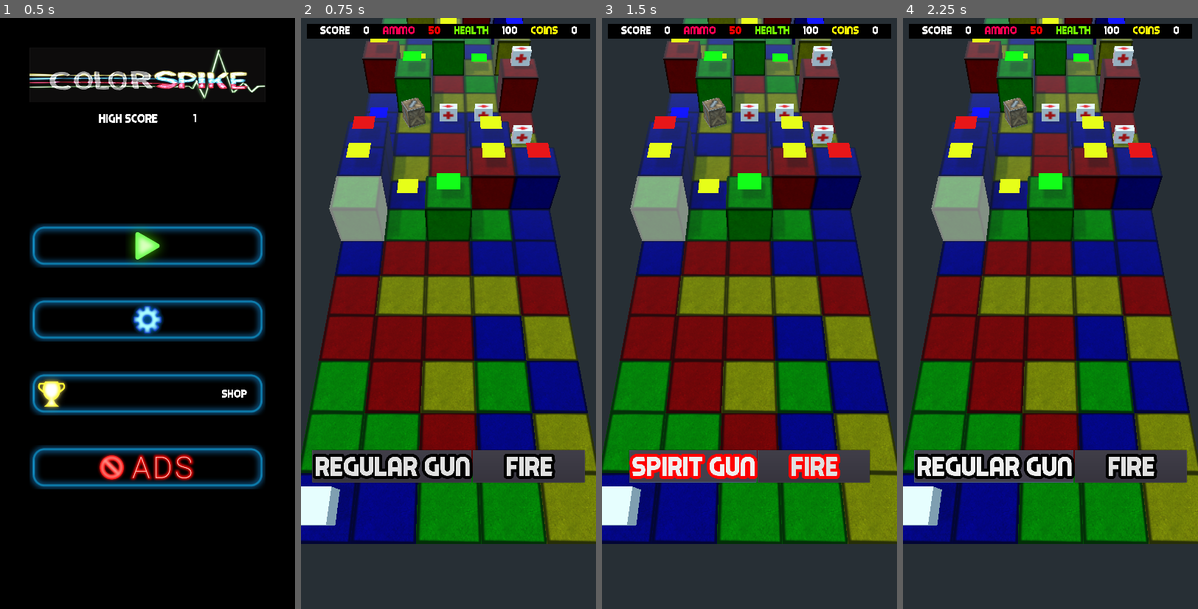
Above: before the commit, frames 1-4 (left to right).
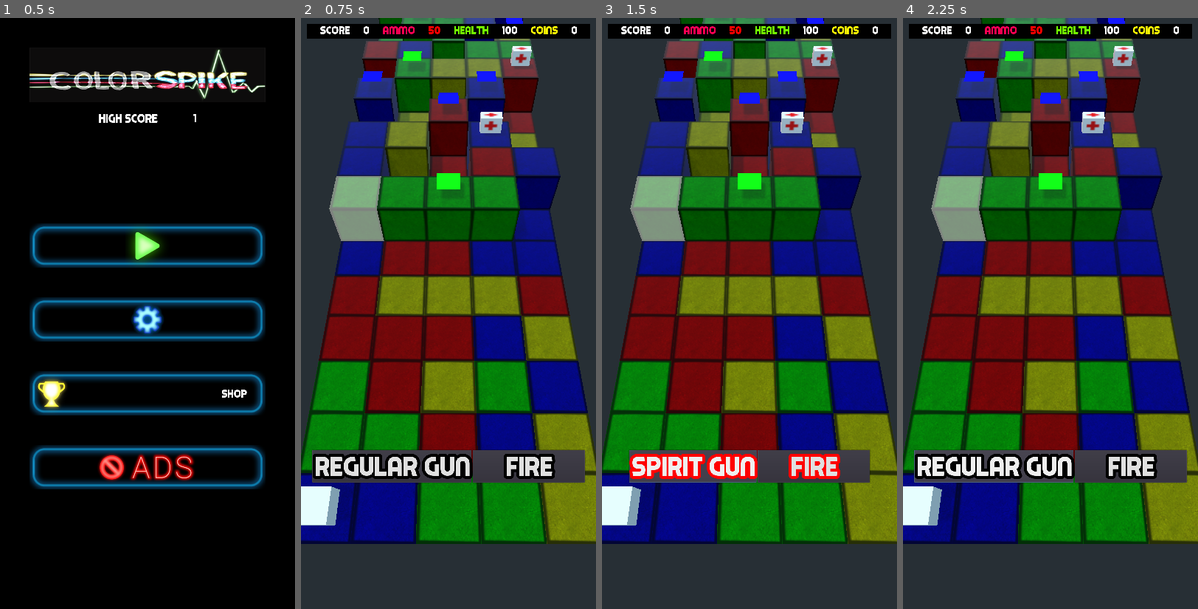
Above: after the commit, the same moments.

Repository: stevets/CSpike
Game: Godot game, scene res://Scenes/MainScreen.tscn
Same seed, same stepped clock (60 frames per second), same inputs: the game is played once before the commit and once after it.
Inputs (mouse positions are in pixels of both pictures, inside the frame that each line leads up to):
- Up to frame 1 (0.5 s): no input
- Up to frame 2 (0.75 s): click (448, 248) at 0.5 s
- Up to frame 3 (1.5 s): click "Regular Gun" at 1.25 s
- Up to frame 4 (2.25 s): click "Spirit Gun" at 2 s

Frame 1 is identical in both runs. In frame 2, 12% of the frame differs, in the area x 15-85%, y 0-38%; in frame 3, 12%; in frame 4, 12%.

Commit message:
added bombs and empty token above cubes

Diff:
--- a/Scenes/Globalnode.gd
+++ b/Scenes/Globalnode.gd
@@ -21,6 +21,7 @@
 var raycast_length = -8
 var lastcubeposition
 var cubedestroyed = false
+var spiritdied = false
 onready var game_data = {"finalscore": globals.finalscore,
 						"highscore": globals.highscore,
 						"coins": globals.coins,
--- a/Scenes/main.tscn
+++ b/Scenes/main.tscn
@@ -298,10 +298,10 @@
 [connection signal="selfdestruct" from="." to="newcube" method="_on_Main_selfdestruct"]
 [connection signal="swiped" from="." to="Player" method="_on_Main_swiped"]
 [connection signal="swipedup" from="." to="Player" method="_on_Main_swipedup"]
+[connection signal="destroy" from="Player" to="gem" method="_on_Player_destroy"]
 [connection signal="destroy" from="Player" to="ball" method="_on_Player_destroy"]
+[connection signal="destroy" from="Player" to="pyramid" method="_on_Player_destroy"]
 [connection signal="destroy" from="Player" to="newcube" method="_on_Player_destroy"]
-[connection signal="destroy" from="Player" to="pyramid" method="_on_Player_destroy"]
-[connection signal="destroy" from="Player" to="gem" method="_on_Player_destroy"]
 [connection signal="timeout" from="GameTick" to="Player" method="_on_GameTick_timeout"]
 [connection signal="pressed" from="HUD/ScoreBox/VBoxContainer/FireButtons/Button" to="Player" method="_on_Button_pressed"]
 [connection signal="pressed" from="HUD/ScoreBox/VBoxContainer/FireButtons/Button2" to="Player" method="_on_Button2_pressed"]
--- a/Scenes/newcube.gd
+++ b/Scenes/newcube.gd
@@ -6,9 +6,15 @@
 
 
 func _on_Player_destroy(objID):
-#	print(objID.get_parent().name)
 	if objID.get_parent().name.find("basecube") == 0:
-		objID.get_parent().global_translate(Vector3(0, -0.5 ,0))
+		if objID.get_parent().translation.y == 0:
+			objID.get_parent().global_translate(Vector3(0, -0.5 ,0))
+		elif  objID.get_parent().translation.y == -0.5:
+			if objID.get_parent().get_child(1).name == "bomb":
+				objID.get_parent().global_translate(Vector3(0, -0.5 ,0))
+				objID.get_parent().get_child(1).queue_free()
+			else:
+				objID.get_parent().global_translate(Vector3(0, -0.5 ,0))
 	if objID.get_parent().name == "token":
 		objID.get_parent().queue_free()
 
@@ -24,9 +30,7 @@
 	for member in mygroup:
 		cubeposz = member.translation.z
 		if cubeposz > plyposz and member.spirit:
-			if globals.game_data["finalscore"] > globals.game_data["highscore"]:
-				globals.game_data["highscore"] = globals.game_data["finalscore"]
-			var _highscore =	get_tree().change_scene("res://Scenes/HighScoreScreen.tscn")
+			globals.spiritdied = true
 		elif cubeposz > plyposz+1:
 			if member.translation.x != 10:
 				member.remove_from_group("cubes")
--- a/Scripts/Main.gd
+++ b/Scripts/Main.gd
@@ -166,24 +166,26 @@
 					spirit = false
 					s.spirit = true
 				rng1.randomize()
-				var vis_random = rng1.randi_range(0,10)
+				var vis_random = rng1.randi_range(0,4)
 				var my_random_numberp = rng1.randi_range(0, 3)
 				var my_random_assetbox = rng1.randi_range(0, 3)
 				raise = raise_rng.randi_range(0,1)
-				if vis_random == 1 or vis_random == 5 or vis_random == 9:
-					s.get_child(0).get_child(1).mesh = PlaneMesh.new()
-					s.get_child(0).get_child(1).create_trimesh_collision()
-					var unique_mat1 = SpatialMaterial.new()
-					#s.get_child(0).get_child(1)
-					s.get_child(0).get_child(1).set_surface_material(0, unique_mat1)
-					s.get_child(0).get_child(1).get_surface_material(0).albedo_color = colorarray[my_random_numberp]
-					add_child(s)
+				if vis_random == 1:
 					if firstraise == 1:
+						add_child(s)
 						s.global_translate(Vector3((j * space), firstraise  ,-i * space))
 						firstraise = 0
 					else:
-						s.global_translate(Vector3((j * space), raise  ,-i * space))
-				elif vis_random == 2 or vis_random == 6:
+						s.get_child(0).get_child(1).mesh = PlaneMesh.new()
+						s.get_child(0).get_child(1).create_trimesh_collision()
+						var unique_mat1 = SpatialMaterial.new()
+						#s.get_child(0).get_child(1)
+						s.get_child(0).get_child(1).set_surface_material(0, unique_mat1)
+						s.get_child(0).get_child(1).get_surface_material(0).albedo_color = colorarray[my_random_numberp]
+						s.get_child(0).get_child(1).name = "bomb"
+						add_child(s)
+						s.global_translate(Vector3((j * space), 1  ,-i * space))
+				elif vis_random == 2:
 					if my_random_assetbox == 0:
 						var token_node = tokenArray[0].instance()
 						duptoken = token_node.duplicate()
@@ -220,7 +222,7 @@
 						s.global_translate(Vector3((j * space), firstraise  ,-i * space))
 						firstraise = 0
 					else:
-						s.global_translate(Vector3((j * space), 0  ,-i * space))
+						s.global_translate(Vector3((j * space), raise  ,-i * space))
 			else:
 				add_child(s)
 				s.global_translate(Vector3((j * space), 0 ,-i * space))
--- a/Scripts/Player.gd
+++ b/Scripts/Player.gd
@@ -160,6 +160,14 @@
 		if globals.game_data["finalscore"] > globals.game_data["highscore"]:
 			globals.game_data["highscore"] = globals.game_data["finalscore"]
 		var _highscore =	get_tree().change_scene("res://Scenes/HighScoreScreen.tscn")
+	elif globals.ammo == 0 or globals.health == 0:
+		if globals.game_data["finalscore"] > globals.game_data["highscore"]:
+			globals.game_data["highscore"] = globals.game_data["finalscore"]
+		var _highscore =	get_tree().change_scene("res://Scenes/HighScoreScreen.tscn")
+	elif globals.spiritdied:
+		if globals.game_data["finalscore"] > globals.game_data["highscore"]-1:
+			globals.game_data["highscore"] = globals.game_data["finalscore"]
+		var _highscore =	get_tree().change_scene("res://Scenes/HighScoreScreen.tscn")
 	else:
 		globals.rowchangetick.volume_db = globals.game_data["effectsvolume"]
 		globals.rowchangetick.play()
@@ -167,11 +175,6 @@
 		globals.game_data["finalscore"] += 1
 		ply.global_translate(Vector3(0,0,-1))
 		cam.global_translate(Vector3(0,0,-1))
-	if globals.ammo == 0 or globals.health == 0:
-		if globals.game_data["finalscore"] > globals.game_data["highscore"]:
-			globals.game_data["highscore"] = globals.game_data["finalscore"]
-		var _highscore =	get_tree().change_scene("res://Scenes/HighScoreScreen.tscn")
-
 
 
 
Not shown, changed: Assets/Ammo.png.import
